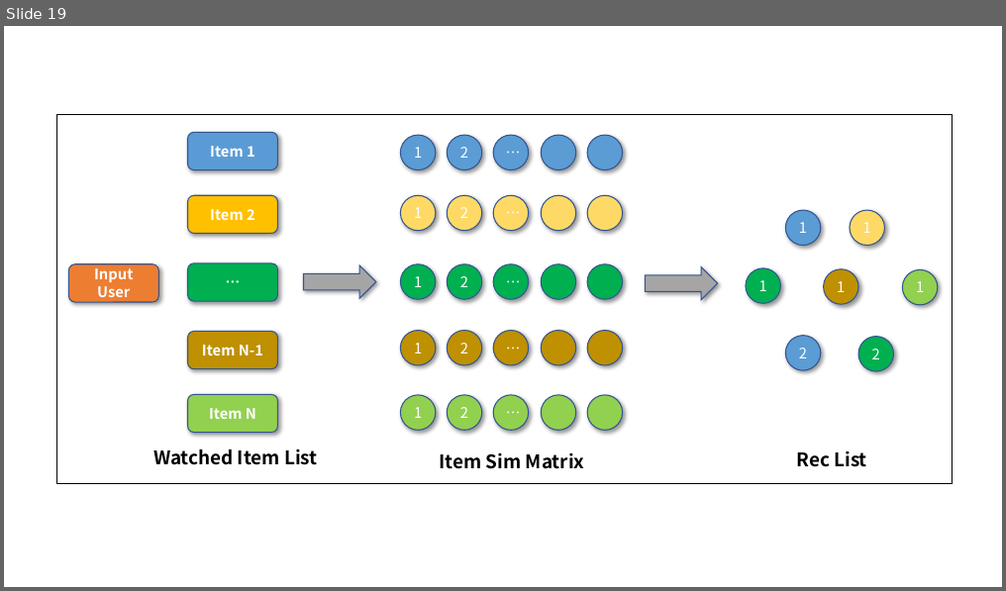
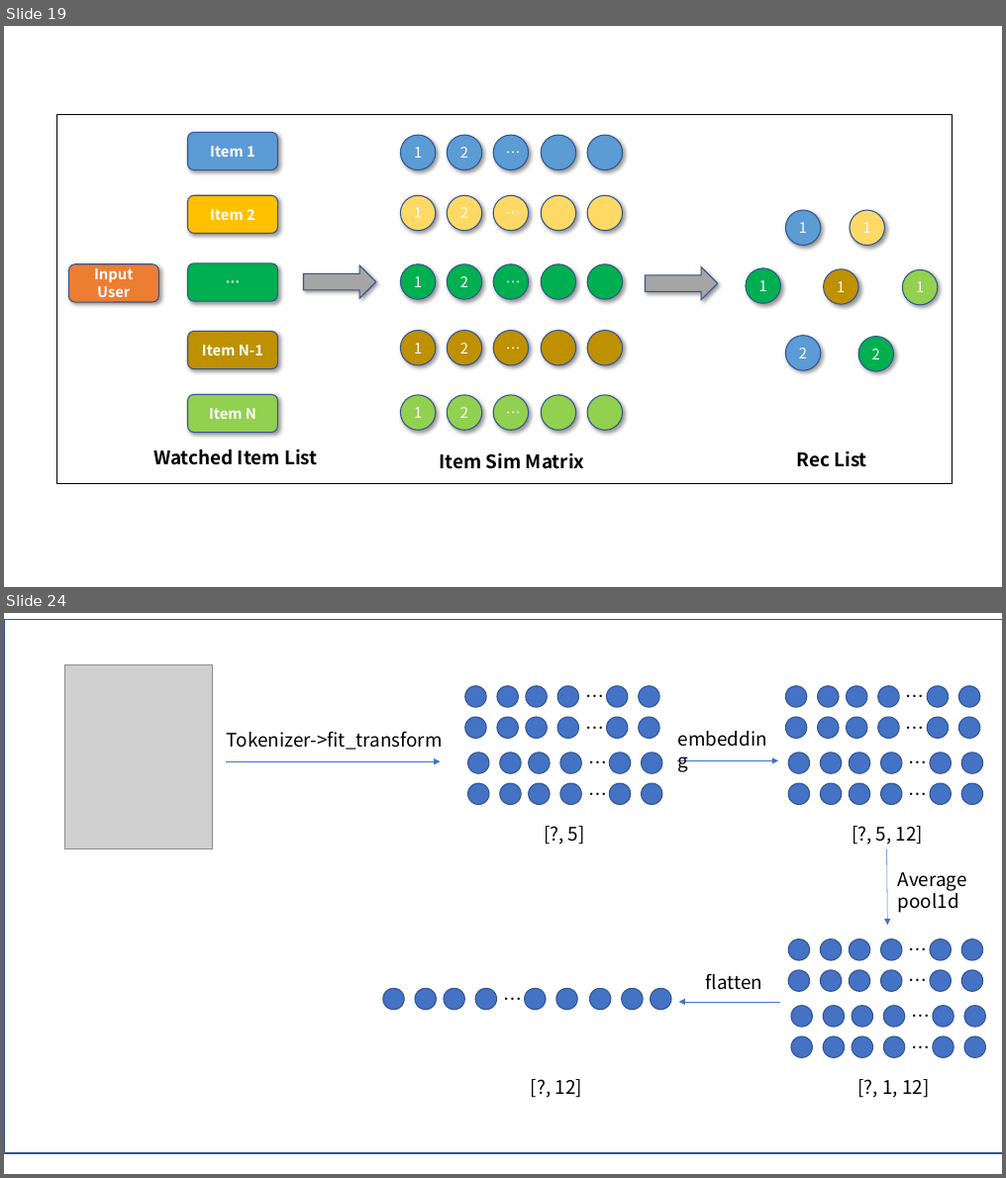
Before and after one commit to gmlyytt-YANG/img-repo, a slide deck: pictures.pptx. Shown one above the other, each under a label of ours: slide 19 before the commit, slides 19 and 24 after it; the slides between them are not shown. The pictures are 1006x591 and 1006x1178 pixels, drawn with LibreOffice and Linux fonts; fonts in the diff are those of the drawing; grey boxes stand for pictures. Boxes give left, top, right and bottom in pixels: in the first picture for what was removed or moved away, otherwise in the second. Text is boxed around its words. In the diff, an @@ line names an element or a change of style, - is before the commit and + after.

```diff
--- a/pictures.pptx
+++ b/pictures.pptx
@@ slide 24 added at <box>4,613,1002,1174</box>, background #FFFFFF @@
@@ group added at <box>4,620,1002,1155</box>: 81 ellipses, 21 texts, 4 arrows, 1 rectangle, 1 picture @@
+Tokenizer->fit_transform
+…
+…
+…
+…
+[?, 5]
+embedding
+…
+…
+…
+…
+[?, 5, 12]
+…
+…
+…
+…
+[?, 1, 12]
+Average
+pool1d
+…
+flatten
+[?, 12]
```
Also in this commit, not shown: 6 other slides added.
